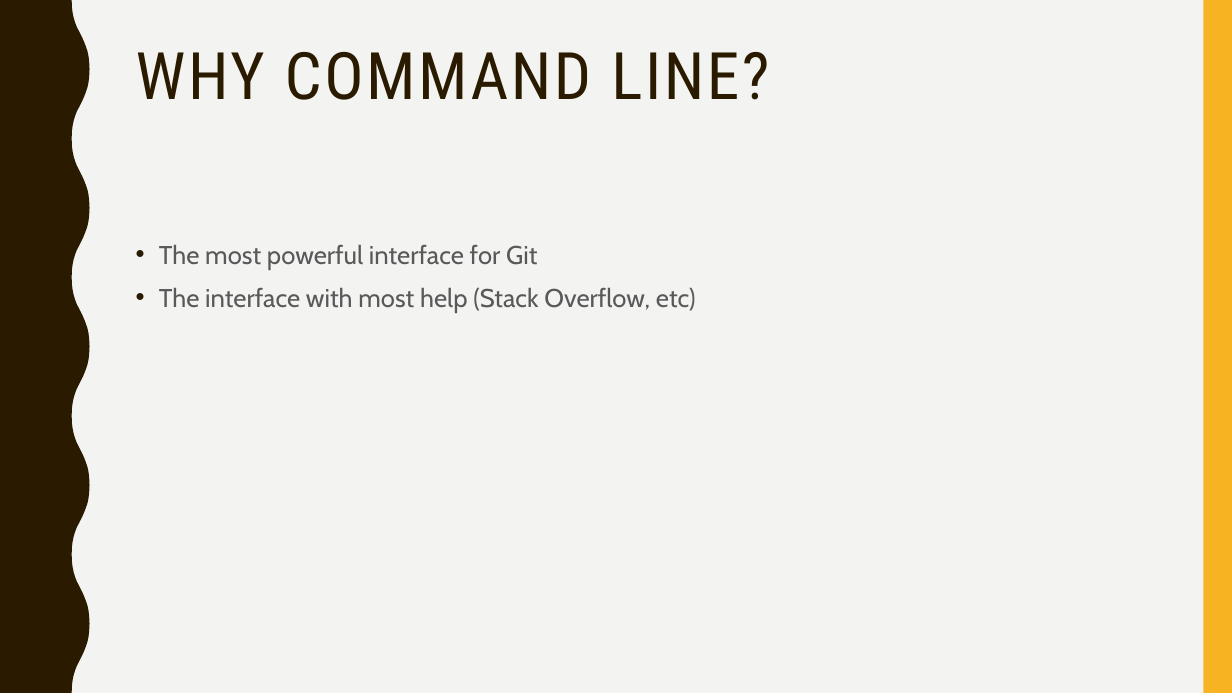
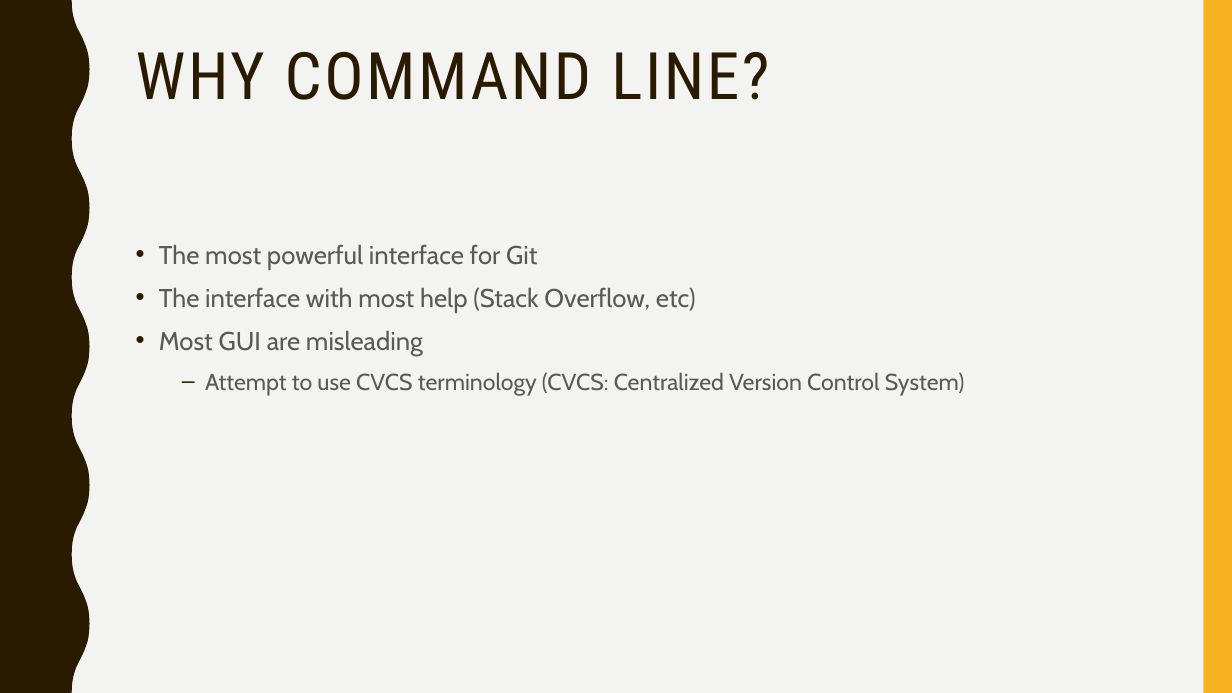
Before and after one commit to pswai/learn-git, a slide deck: slide 4 of learn-git.pptx. Drawn at 1232x693 pixels with LibreOffice and Linux fonts; fonts in the diff are those of the drawing. Boxes give left, top, right and bottom in pixels: in the first picture for what was removed or moved away, otherwise in the second. Text is boxed around its words. In the diff, an @@ line names an element or a change of style, - is before the commit and + after.

Commit message:
update slide

```diff
--- a/learn-git.pptx
+++ b/learn-git.pptx
@@ text at (159,330,965,396): paragraphs added @@
+• Most GUI are misleading
+  – Attempt to use CVCS terminology (CVCS: Centralized Version Control System)
```
Also in this commit, not shown: 1 other slide changed.
